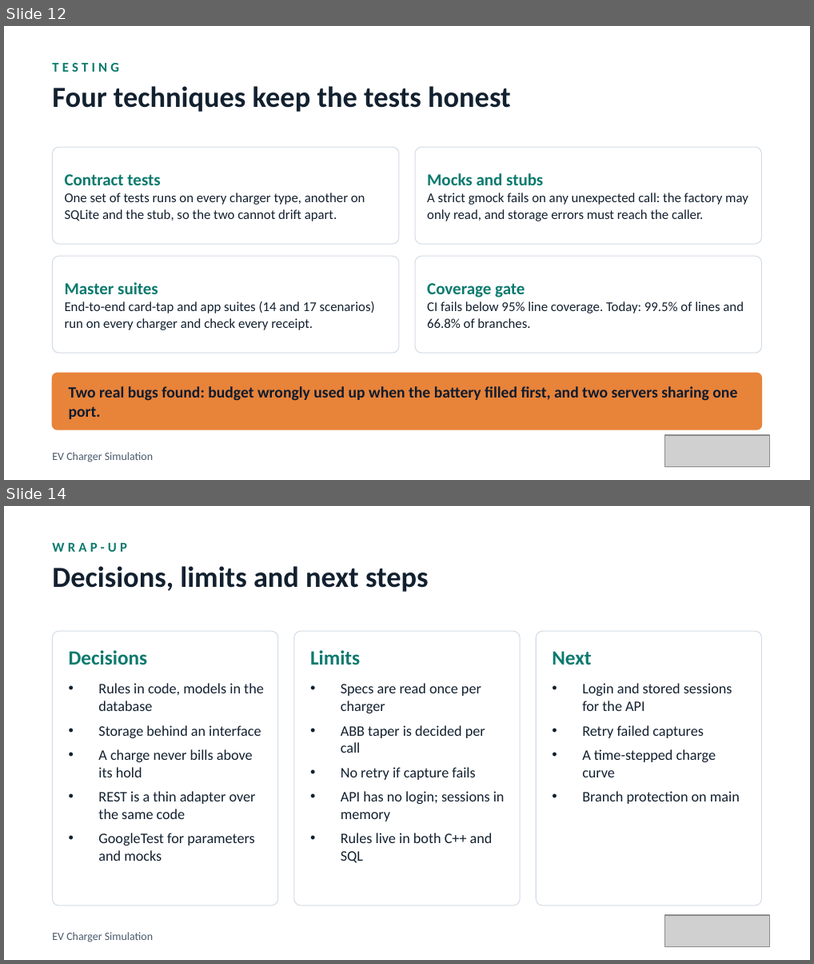
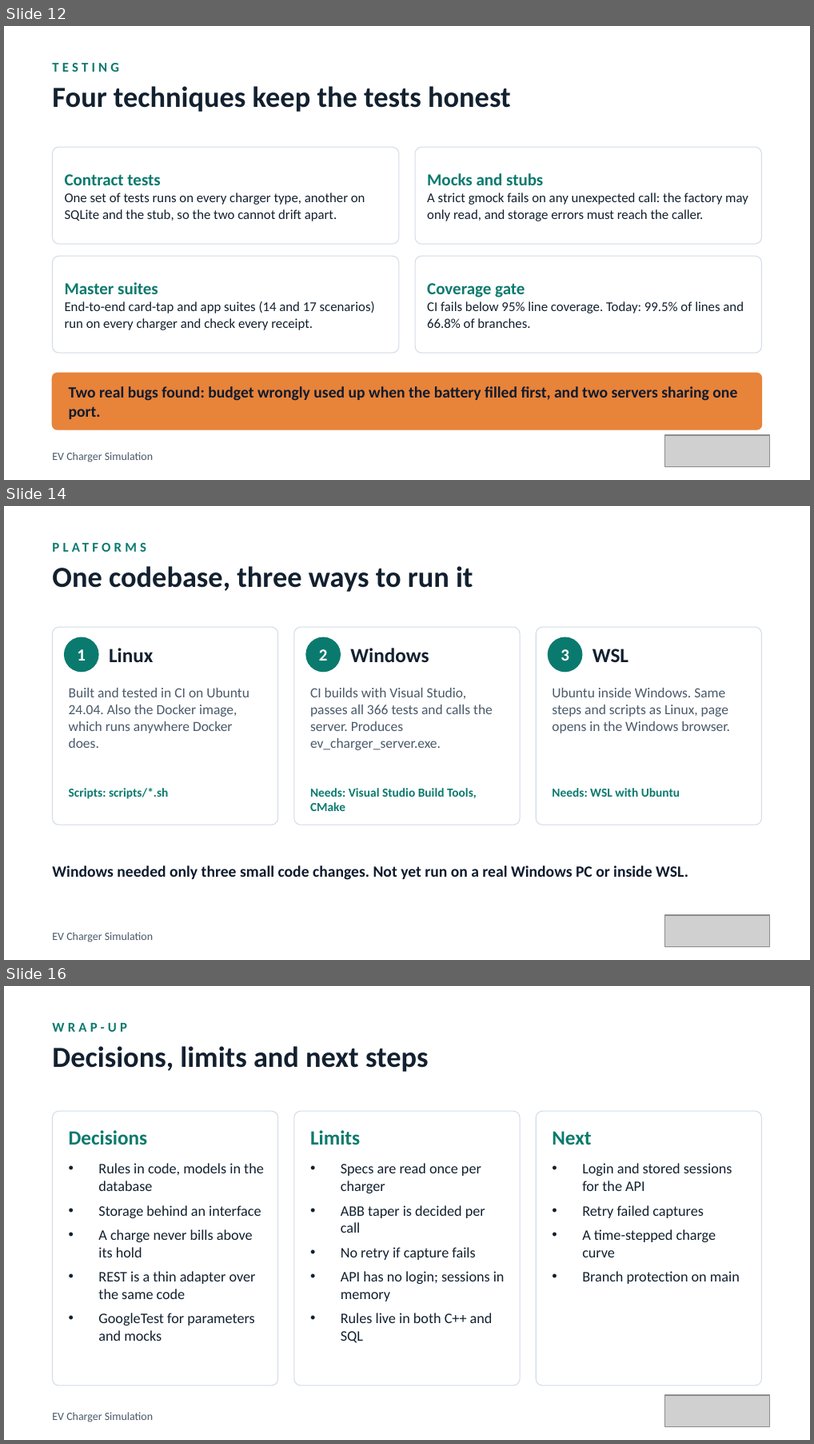
Before and after one commit to elitesoftwareqa/ev-charger, a slide deck: docs/presentation/EV-Charger-Simulation.pptx. Shown one above the other, each under a label of ours: slides 12 and 14 before the commit, slides 12, 14 and 16 after it; the slides between them are not shown. The pictures are 814x964 and 814x1444 pixels, drawn with LibreOffice and Linux fonts; fonts in the diff are those of the drawing; grey boxes stand for pictures. Boxes give left, top, right and bottom in pixels: in the first picture for what was removed or moved away, otherwise in the second. Text is boxed around its words. In the diff, an @@ line names an element or a change of style, - is before the commit and + after.

Commit message:
Add Windows and WSL slides to the presentation

```diff
--- a/docs/presentation/EV-Charger-Simulation.pptx
+++ b/docs/presentation/EV-Charger-Simulation.pptx
@@ slide 14 added at (x1=4, y1=506, x2=810, y2=960), background #FFFFFF @@
@@ text added at (x1=52, y1=534, x2=762, y2=559), 12 pt, text #0B7A6E, bold @@
+PLATFORMS
@@ text added at (x1=52, y1=566, x2=474, y2=592), 26 pt, text #12202F, bold @@
+One codebase, three ways to run it
@@ rounded rectangle added at (x1=52, y1=627, x2=278, y2=824), fill #FFFFFF, outline #D3DCE6 0.75 pt @@
@@ ellipse added at (x1=65, y1=637, x2=98, y2=672), fill #0B7A6E, outline #0B7A6E 1 pt @@
@@ text added at (x1=77, y1=649, x2=86, y2=660), 15 pt, text #FFFFFF, bold @@
+1
@@ text added at (x1=109, y1=648, x2=153, y2=662), 18 pt, text #12202F, bold @@
+Linux
@@ rounded rectangle added at (x1=294, y1=627, x2=520, y2=824), fill #FFFFFF, outline #D3DCE6 0.75 pt @@
@@ ellipse added at (x1=306, y1=637, x2=340, y2=672), fill #0B7A6E, outline #0B7A6E 1 pt @@
@@ text added at (x1=319, y1=649, x2=328, y2=660), 15 pt, text #FFFFFF, bold @@
+2
@@ text added at (x1=350, y1=648, x2=429, y2=662), 18 pt, text #12202F, bold @@
+Windows
@@ rounded rectangle added at (x1=536, y1=627, x2=762, y2=824), fill #FFFFFF, outline #D3DCE6 0.75 pt @@
@@ ellipse added at (x1=548, y1=637, x2=582, y2=672), fill #0B7A6E, outline #0B7A6E 1 pt @@
@@ text added at (x1=561, y1=649, x2=570, y2=660), 15 pt, text #FFFFFF, bold @@
+3
@@ text added at (x1=593, y1=648, x2=629, y2=662), 18 pt, text #12202F, bold @@
+WSL
@@ text added at (x1=69, y1=688, x2=250, y2=748), 12.5 pt, text #4A5A6B @@
+Built and tested in CI on Ubuntu 24.04. Also the Docker image, which runs anywhere Docker does.
@@ text added at (x1=310, y1=688, x2=493, y2=750), 12.5 pt, text #4A5A6B @@
+CI builds with Visual Studio, passes all 366 tests and calls the server. Produces ev_charger_server.exe.
@@ text added at (x1=552, y1=688, x2=730, y2=733), 12.5 pt, text #4A5A6B @@
+Ubuntu inside Windows. Same steps and scripts as Linux, page opens in the Windows browser.
@@ text added at (x1=69, y1=788, x2=168, y2=799), 11 pt, text #0B7A6E, bold @@
+Scripts: scripts/*.sh
@@ text added at (x1=310, y1=788, x2=477, y2=811), 11 pt, text #0B7A6E, bold @@
+Needs: Visual Studio Build Tools, CMake
@@ text added at (x1=552, y1=788, x2=680, y2=796), 11 pt, text #0B7A6E, bold @@
+Needs: WSL with Ubuntu
@@ text added at (x1=52, y1=865, x2=689, y2=880), 14 pt, text #0F1B2D, bold @@
+Windows needed only three small code changes. Not yet run on a real Windows PC or inside WSL.
@@ text added at (x1=52, y1=932, x2=153, y2=942), 10 pt, text #4A5A6B @@
+EV Charger Simulation
@@ picture added at (x1=666, y1=915, x2=770, y2=946) @@
@@ what was slide 14 is now slide 16 @@
```
Also in this commit, not shown: 2 slides changed, 1 other slide added.
